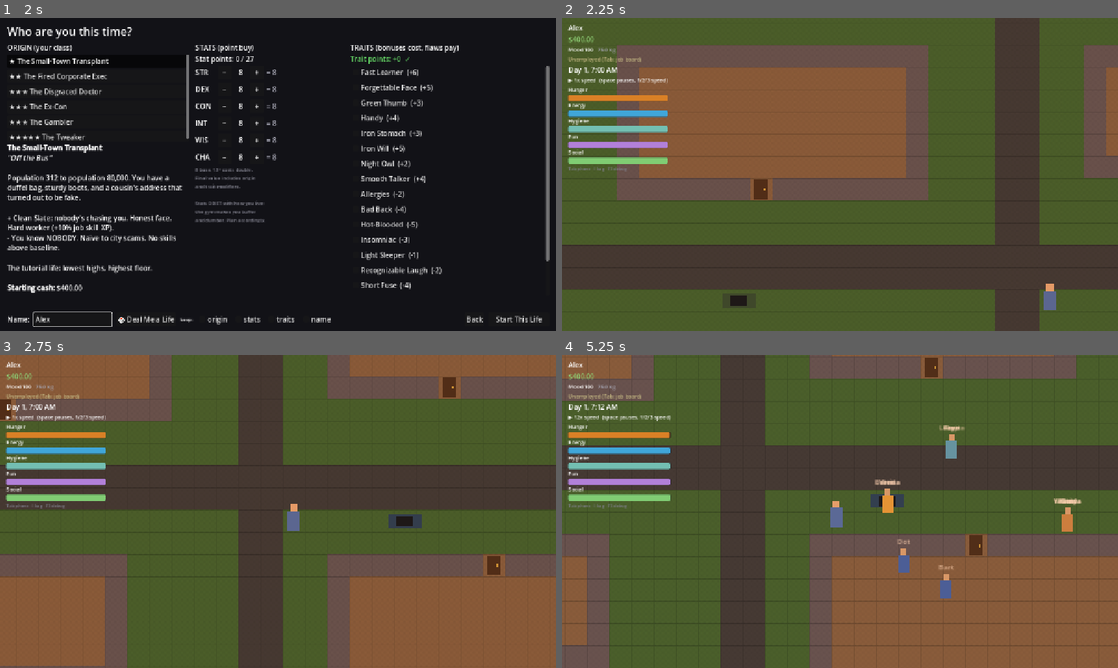
Above: before the commit, frames 1-4 (two rows, left to right).
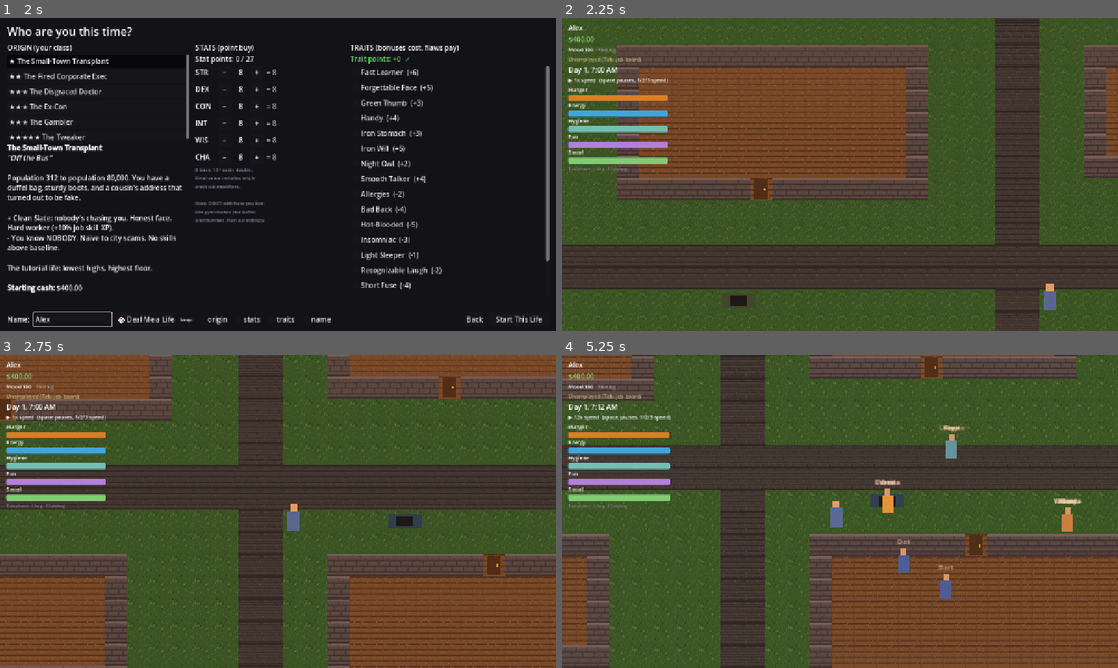
Above: after the commit, the same moments.

Repository: redstonejh/rags
Game: Godot game, scene res://scenes/ui/MainMenu.tscn
Two runs of this game, one before a commit and one after it. Both use one fixed random seed, a clock stepped at 60 frames per second and the inputs below.
Inputs (mouse positions are in pixels of both pictures, inside the frame that each line leads up to):
- Up to frame 1 (2 s): click "New Life" at 0.5 s; click (72, 318) at 1.27 s; type "Alex" at 1.35 s
- Up to frame 2 (2.25 s): click "Start This Life" at 2 s
- Up to frame 3 (2.75 s): no input
- Up to frame 4 (5.25 s): move the mouse to (962, 495) at 2.77 s; hold D (move_right) 2.78-3.5 s; hold E (interact) 2.78-3.5 s; click (962, 495) at 2.92 s; drag from (728, 527) to (940, 376) at 3.52 s; move the mouse to (895, 442) at 4.27 s; hold D (move_right) 4.28-5 s; tap 3 (time_speed_3) at 4.35 s; drag from (812, 574) to (984, 549) at 5.02 s

Frame 1 is identical in both runs. In frame 2, 8.6% of the frame differs, in the area x 0-100%, y 0-100%; in frame 3, 12%; in frame 4, 14%.

Commit message:
Add generated terrain atlas pipeline

Diff:
--- a/scripts/world/tile_world.gd
+++ b/scripts/world/tile_world.gd
@@ -6,6 +6,7 @@
 ## NavigationAgent2D works everywhere without hand-baking.
 
 const TILE := 32
+const TERRAIN_ATLAS_PATH := "res://assets/tiles/terrain_atlas.png"
 
 const GRASS := Vector2i(0, 0)
 const ROAD := Vector2i(1, 0)
@@ -60,24 +61,9 @@
 
 
 func _build_tileset() -> TileSet:
-	var img := Image.create(TILE * 5, TILE, false, Image.FORMAT_RGB8)
-	var bases: Array[Color] = [
-		Color(0.30, 0.46, 0.25), # grass
-		Color(0.28, 0.28, 0.30), # road
-		Color(0.55, 0.45, 0.34), # floor (wood)
-		Color(0.42, 0.40, 0.45), # wall
-		Color(0.55, 0.45, 0.34), # floor under walls (no nav)
-	]
-	for t in 5:
-		for px in TILE:
-			for py in TILE:
-				var c: Color = bases[t]
-				if (px + py) % 2 == 0:
-					c = c.darkened(0.06)
-				if px == 0 or py == 0:
-					c = c.darkened(0.18)
-				img.set_pixel(t * TILE + px, py, c)
-	var tex := ImageTexture.create_from_image(img)
+	var tex: Texture2D = load(TERRAIN_ATLAS_PATH)
+	if tex == null:
+		tex = ImageTexture.create_from_image(_build_fallback_atlas())
 
 	var ts := TileSet.new()
 	ts.tile_size = Vector2i(TILE, TILE)
@@ -110,3 +96,24 @@
 	wall_td.set_collision_polygon_points(0, 0, square)
 
 	return ts
+
+
+func _build_fallback_atlas() -> Image:
+	var img := Image.create(TILE * 5, TILE, false, Image.FORMAT_RGB8)
+	var bases: Array[Color] = [
+		Color(0.30, 0.46, 0.25), # grass
+		Color(0.28, 0.28, 0.30), # road
+		Color(0.55, 0.45, 0.34), # floor (wood)
+		Color(0.42, 0.40, 0.45), # wall
+		Color(0.55, 0.45, 0.34), # floor under walls (no nav)
+	]
+	for t in 5:
+		for px in TILE:
+			for py in TILE:
+				var c: Color = bases[t]
+				if (px + py) % 2 == 0:
+					c = c.darkened(0.06)
+				if px == 0 or py == 0:
+					c = c.darkened(0.18)
+				img.set_pixel(t * TILE + px, py, c)
+	return img
Binary file added: assets/tiles/terrain_atlas.png
Not shown, added: assets/tiles/terrain_atlas.png.import
Not shown, changed: README.md
Not shown, changed: docs/PROGRESS.md
Not shown, changed: docs/REBUILD_PLAN.md
Not shown, added: tools/artgen/generate_assets.py
